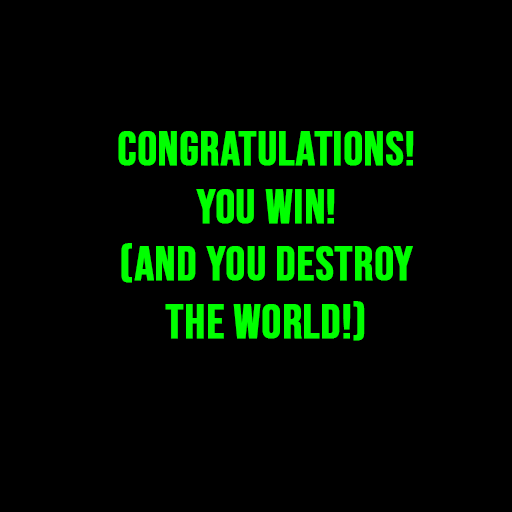
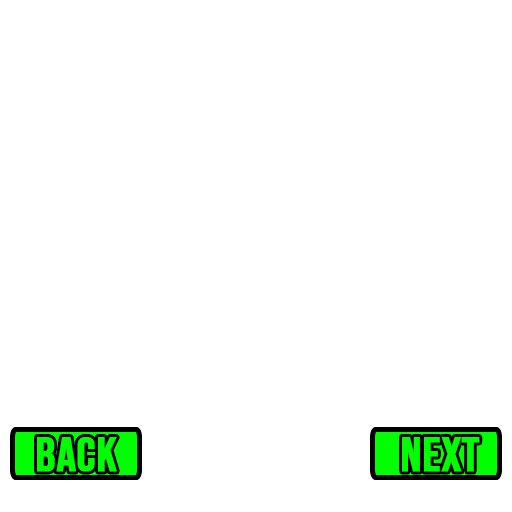
Two versions of the same layered image (512 x 512). Layer-by-layer changes:
hid "CONGRATULATIONS! YOU WIN! (AND you DESTROY THE WORLD!)" over [118, 131, 414, 341]
hid "Capa 2" over [0, 0, 512, 512]
showed group "Buttons" (11 layers) over [10, 173, 502, 480]
added layer "next" in group "Buttons" over [402, 437, 480, 472]
renamed "PLAY" to "back", painted on it over [37, 181, 295, 472]
added layer "Rectángulo redondeado 1 copia 6" in group "Buttons" over [370, 427, 502, 480]
painted on "Rectángulo redondeado 1 copia 3" over [10, 304, 380, 480]
